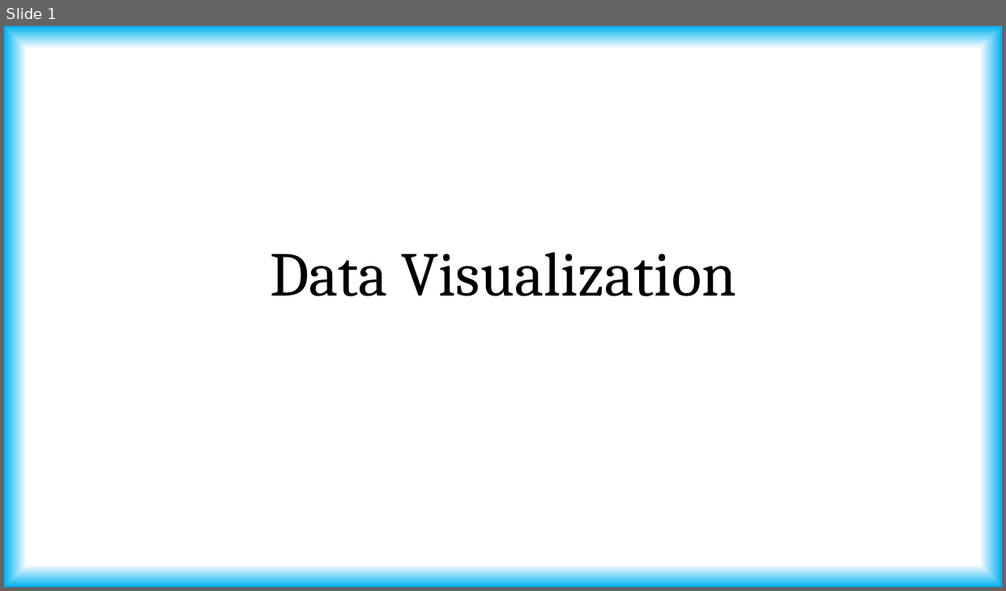
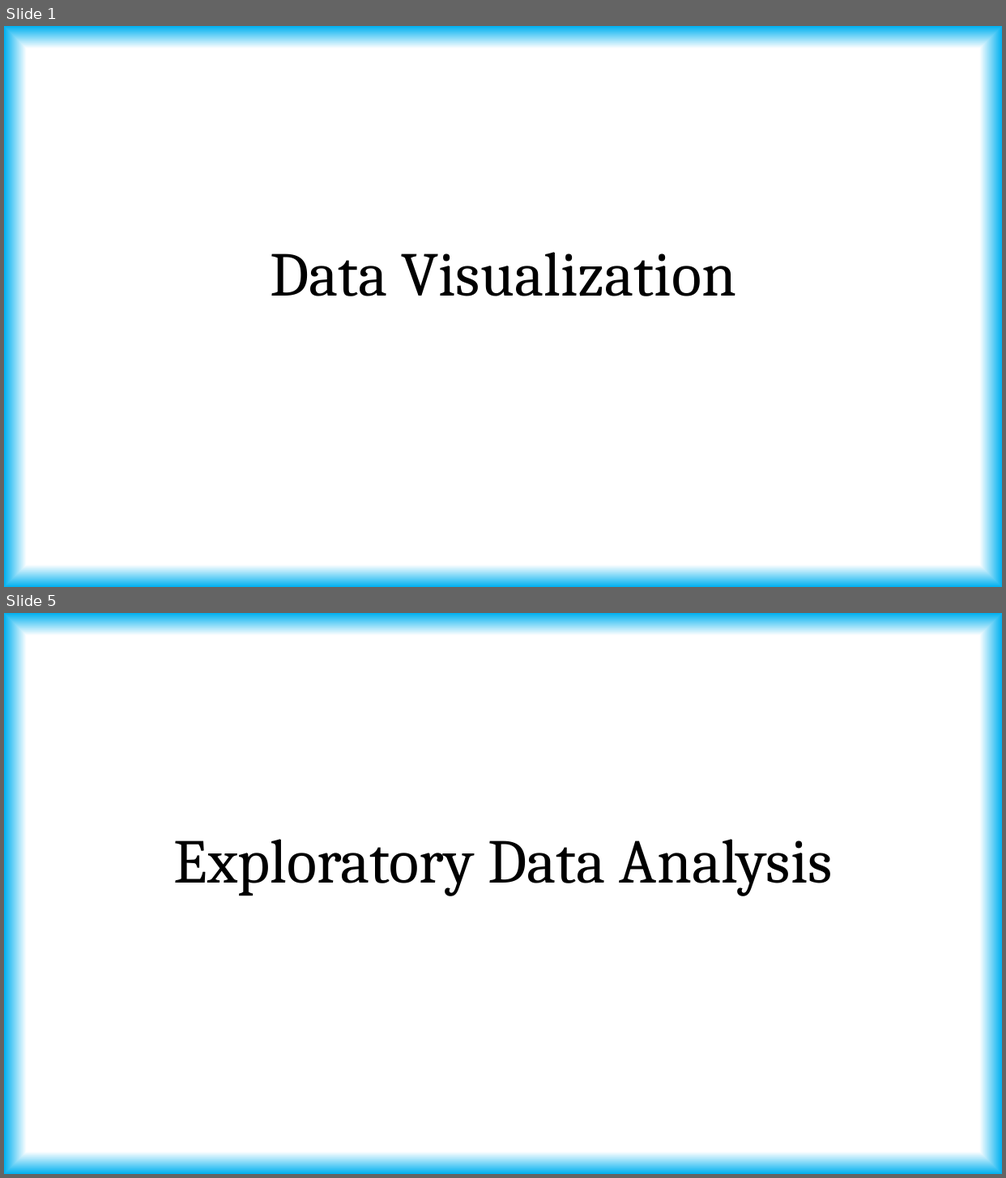
Before and after one commit to tanmoyie/Applied-Statistics, a slide deck: Introduction to Data Visualization with Python.pptx. Shown one above the other, each under a label of ours: slide 1 before the commit, slides 1 and 5 after it; the slides between them are not shown. The pictures are 1006x591 and 1006x1178 pixels, drawn with LibreOffice and Linux fonts; fonts in the diff are those of the drawing. Boxes give left, top, right and bottom in pixels: in the first picture for what was removed or moved away, otherwise in the second. Text is boxed around its words. In the diff, an @@ line names an element or a change of style, - is before the commit and + after.

```diff
--- a/Introduction to Data Visualization with Python.pptx
+++ b/Introduction to Data Visualization with Python.pptx
@@ slide 5 added at <box>4,613,1002,1174</box>, background gradient #FFFFFF to #00B0F0 @@
@@ title added at <box>174,839,833,897</box>, 60 pt, text #000000 @@
+Exploratory Data Analysis
```
Also in this commit, not shown: 5 slides changed, 2 other slides added, 5 other files.
